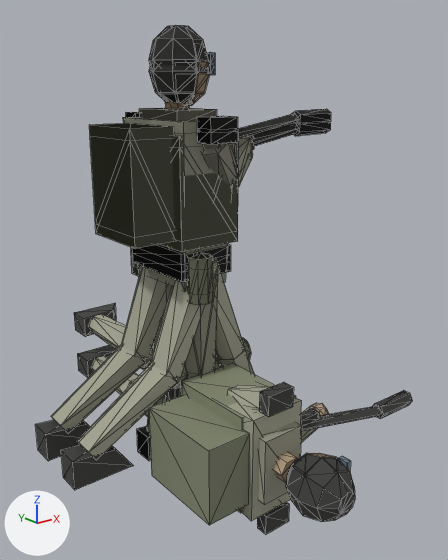
Renders of the glTF model art/models/commando.glb from each side of a commit.
Rendered twice from a 50 mm camera at (-1.41, -2.05, 1.62) aimed at (0.16, -0.09, 0.84). The axes (+X, +Y, +Z) are drawn at lower left. The lights are the same throughout. The older version comes first. Mesh edges are drawn as thin lines. Vertices at exactly the same position are counted once.

The older version as bpy lines, for what is in view:
```python
ob_dead = bpy.data.objects.new('dead', me_dead)
ob_dead.location = (0.0, 0.0, 0.0)
ob_hull = bpy.data.objects.new('hull', me_hull)
ob_hull.location = (0.0, 0.0, 0.0)
ob_pose0 = bpy.data.objects.new('pose0', me_pose0)
ob_pose0.location = (0.0, 0.0, 0.0)
ob_pose1 = bpy.data.objects.new('pose1', me_pose1)
ob_pose1.location = (0.0, 0.0, 0.0)
ob_pose2 = bpy.data.objects.new('pose2', me_pose2)
ob_pose2.location = (0.0, 0.0, 0.0)
ob_pose3 = bpy.data.objects.new('pose3', me_pose3)
ob_pose3.location = (0.0, 0.0, 0.0)
```
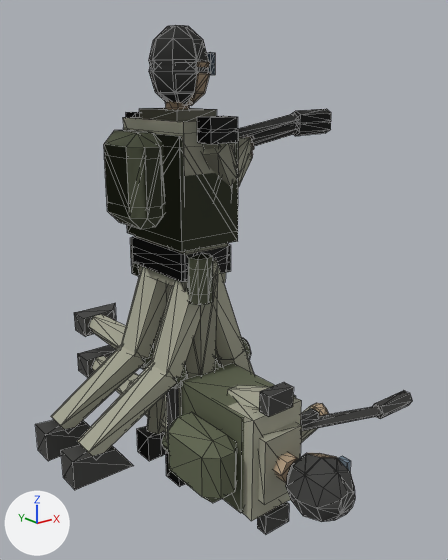
Edits to the bpy script that builds the scene:
```text
Add mat_kit:
    mat_kit = bpy.data.materials.new('kit')
    # nodes: BsdfPrincipled, Mix, OutputMaterial, VertexColor
    # colours: greyish green #6c7359, mixed with the vertex colours
Change me_hull:
    remove me_hull.from_pydata(...)  # 484 vertices, 840 faces; spans x -0.3..0.82, y -0.29..0.29, z 0.0..1.83
    add me_hull.from_pydata(...)  # 500 vertices, 872 faces; spans x -0.28..0.82, y -0.29..0.29, z 0.0..1.83
    me_hull part 1: the loose piece of 8 vertices spanning x -0.3..-0.12, y -0.15..0.15, z 1.1..1.48 is rebuilt with 24 vertices and now spans x -0.28..-0.12, y -0.13..0.13, z 1.15..1.46, in mat_kit
    me_hull part 2: 200 faces spanning x -0.13..0.18, y -0.25..0.23, z 0.41..1.45 switch from mat_olive to mat_kit
Change me_dead:
    remove me_dead.from_pydata(...)  # 484 vertices, 840 faces; spans x -0.3..0.82, y -0.93..0.9, z 0.0..0.58
    add me_dead.from_pydata(...)  # 500 vertices, 872 faces; spans x -0.28..0.82, y -0.93..0.9, z 0.0..0.58
    me_dead part 3: the loose piece of 8 vertices spanning x -0.3..-0.12, y -0.58..-0.2, z 0.14..0.44 is rebuilt with 24 vertices and now spans x -0.28..-0.12, y -0.56..-0.25, z 0.16..0.42, in mat_kit
    me_dead part 4: 200 faces spanning x -0.13..0.18, y -0.55..0.49, z 0.04..0.52 switch from mat_olive to mat_kit
Change me_pose0:
    remove me_pose0.from_pydata(...)  # 496 vertices, 844 faces; spans x -0.3..0.82, y -0.29..0.29, z 0.0..1.79
    add me_pose0.from_pydata(...)  # 512 vertices, 876 faces; spans x -0.28..0.82, y -0.29..0.29, z 0.0..1.79
    me_pose0 part 5: the loose piece of 8 vertices spanning x -0.3..-0.12, y -0.15..0.15, z 1.06..1.44 is rebuilt with 24 vertices and now spans x -0.28..-0.12, y -0.13..0.13, z 1.11..1.42, in mat_kit
    me_pose0 part 6: 200 faces spanning x -0.13..0.18, y -0.25..0.23, z 0.37..1.41 switch from mat_olive to mat_kit
Change me_pose1:
    remove me_pose1.from_pydata(...)  # 496 vertices, 844 faces; spans x -0.61..0.82, y -0.29..0.29, z 0.04..1.83
    add me_pose1.from_pydata(...)  # 512 vertices, 876 faces; spans x -0.61..0.82, y -0.29..0.29, z 0.04..1.83
    me_pose1 part 7: the loose piece of 8 vertices spanning x -0.3..-0.12, y -0.15..0.15, z 1.1..1.48 is rebuilt with 24 vertices and now spans x -0.28..-0.12, y -0.13..0.13, z 1.15..1.46, in mat_kit
    me_pose1 part 8: 200 faces spanning x -0.18..0.28, y -0.25..0.23, z 0.44..1.45 switch from mat_olive to mat_kit
Change me_pose2:
    remove me_pose2.from_pydata(...)  # 496 vertices, 844 faces; spans x -0.3..0.82, y -0.29..0.29, z 0.0..1.79
    add me_pose2.from_pydata(...)  # 512 vertices, 876 faces; spans x -0.28..0.82, y -0.29..0.29, z 0.0..1.79
    me_pose2 part 9: the loose piece of 8 vertices spanning x -0.3..-0.12, y -0.15..0.15, z 1.06..1.44 is rebuilt with 24 vertices and now spans x -0.28..-0.12, y -0.13..0.13, z 1.11..1.42, in mat_kit
    me_pose2 part 10: 200 faces spanning x -0.13..0.18, y -0.25..0.23, z 0.37..1.41 switch from mat_olive to mat_kit
Change me_pose3:
    remove me_pose3.from_pydata(...)  # 496 vertices, 844 faces; spans x -0.61..0.82, y -0.29..0.29, z 0.04..1.83
    add me_pose3.from_pydata(...)  # 512 vertices, 876 faces; spans x -0.61..0.82, y -0.29..0.29, z 0.04..1.83
    me_pose3 part 11: the loose piece of 8 vertices spanning x -0.3..-0.12, y -0.15..0.15, z 1.1..1.48 is rebuilt with 24 vertices and now spans x -0.28..-0.12, y -0.13..0.13, z 1.15..1.46, in mat_kit
    me_pose3 part 12: 200 faces spanning x -0.18..0.28, y -0.25..0.23, z 0.44..1.45 switch from mat_olive to mat_kit
```

Boxes (x1, y1, x2, y2) around the edits, measured in the pictures (448 x 560 px):
'pose1', reshaped
    before: (35, 109, 254, 461)
    after: (35, 25, 331, 461)
'pose3', reshaped
    before: (61, 25, 331, 490)
    after: (61, 109, 238, 490)
'pose0', reshaped (not visible before)
    after: (107, 64, 331, 487)
'pose2', reshaped (not visible afterwards)
    before: (90, 64, 331, 461)
'hull', reshaped (mostly hidden)
    before: (96, 109, 236, 369)
    after: (116, 108, 236, 438)
part 1 of me_hull, rebuilt
    before: (96, 123, 170, 237)
    after: (116, 130, 161, 208)
part 2 of me_hull, recoloured
    both: (188, 257, 220, 369)
part 3 of me_dead, rebuilt (32% narrower, 30% shorter)
    before: (149, 395, 249, 525)
    after: (168, 412, 236, 503)
part 4 of me_dead, recoloured (darker)
    before: (181, 363, 296, 513)
    after: (161, 363, 296, 513)
part 5 of me_pose0, rebuilt (not visible before)
    after: (107, 157, 165, 229)
part 6 of me_pose0, recoloured
    after: (127, 146, 238, 305)
part 7 of me_pose1, rebuilt
    before: (89, 123, 131, 219)
    after: (104, 130, 163, 208)
part 8 of me_pose1, recoloured
    before: (141, 257, 251, 369)
    after: (130, 133, 251, 369)
part 9 of me_pose2, rebuilt (not visible afterwards)
    before: (90, 136, 174, 249)
part 10 of me_pose2, recoloured
    before: (131, 231, 238, 305)
part 11 of me_pose3, rebuilt
    before: (130, 127, 174, 238)
    after: (115, 130, 163, 205)
part 12 of me_pose3, recoloured
    before: (172, 135, 239, 388)
    after: (174, 257, 212, 388)
